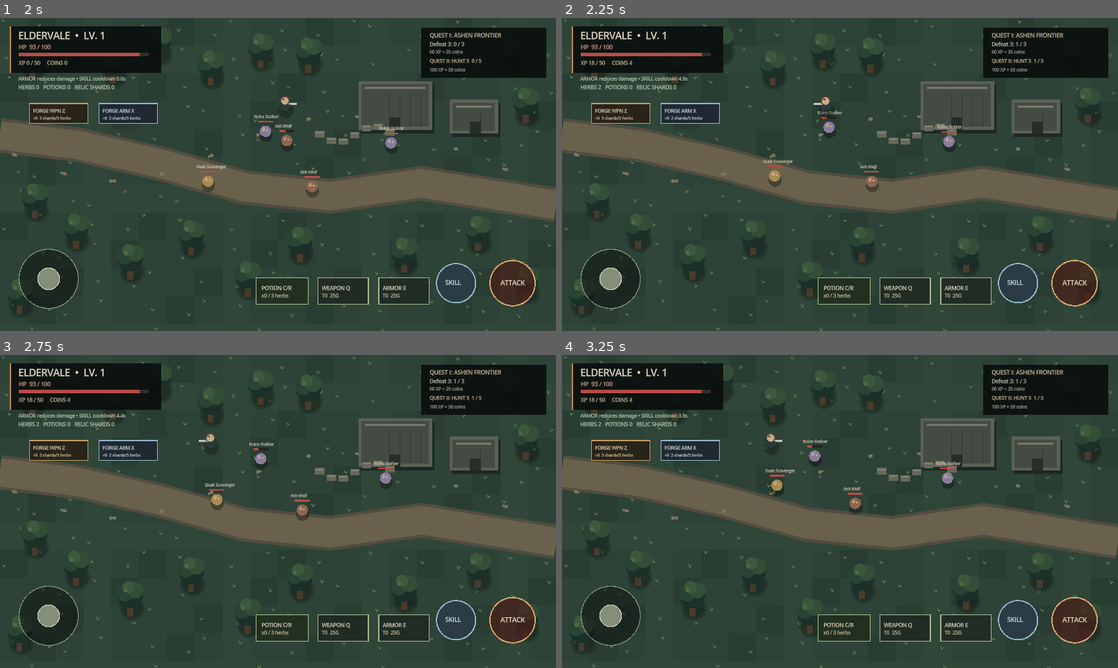
Above: before the commit, frames 1-4 (two rows, left to right).
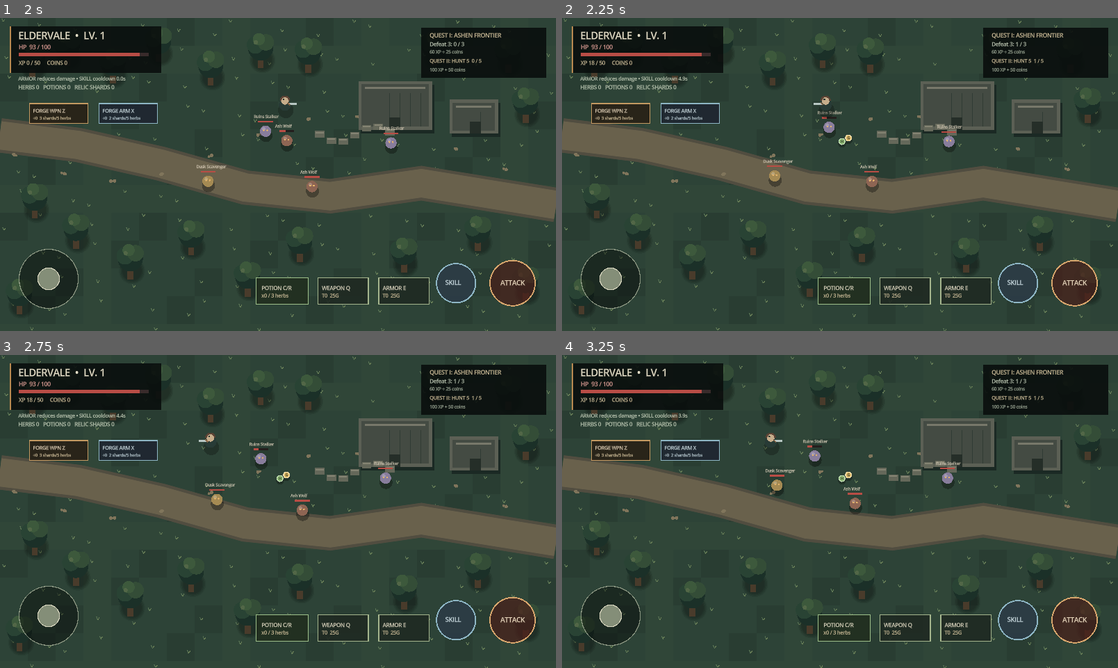
Above: after the commit, the same moments.

Repository: filesgloom-png/ELDERVALE
Game: Godot game, scene res://scenes/main.tscn
Two runs of this game, one before a commit and one after it. Both use one fixed random seed, a clock stepped at 60 frames per second and the inputs below.
Inputs (mouse positions are in pixels of both pictures, inside the frame that each line leads up to):
- Up to frame 1 (2 s): tap Enter (ui_accept) at 0.5, 0.77 s; move the mouse to (250, 237) at 0.52 s; hold Up (ui_up) 0.53-1.25 s; tap Q at 0.6 s; click (250, 237) at 0.67 s; drag from (444, 221) to (250, 237) at 1.27 s
- Up to frame 2 (2.25 s): move the mouse to (673, 127) at 2.02 s; hold Left (ui_left) from 2.03 s (still down); tap F at 2.1 s
- Up to frame 3 (2.75 s): keep holding Left (ui_left)
- Up to frame 4 (3.25 s): release Left (ui_left) at 2.75 s; drag from (867, 511) to (673, 464) at 2.77 s

Frame 1 is identical in both runs. In frame 2, less than 0.1% of the frame differs, in the area x 6-53%, y 13-41%; in frame 3, less than 0.1%; in frame 4, less than 0.1%.

Commit message:
feat: add visible world loot pickups

Diff:
--- a/scripts/main.gd
+++ b/scripts/main.gd
@@ -30,6 +30,7 @@
 var quest_reward_claimed := false
 var second_quest_reward_claimed := false
 var mobs: Array[Dictionary] = []
+var loot_drops: Array[Dictionary] = []
 var save_path := "user://eldervale_save.json"
 
 func _ready() -> void:
@@ -45,6 +46,7 @@
 	if Input.is_action_just_pressed("ui_accept"):
 		_try_attack()
 	_update_mobs(delta)
+	_update_loot_drops(delta)
 	var keyboard_vector := Input.get_vector("ui_left", "ui_right", "ui_up", "ui_down")
 	var direction := joystick_vector if joystick_vector.length_squared() > 0.001 else keyboard_vector
 	move_vector = direction.limit_length(1.0)
@@ -204,9 +206,10 @@
 	mob["alive"] = false
 	mob["respawn_timer"] = 8.0
 	kills += 1
-	player_coins += 3 + player_level
-	herbs += 1 + int(kills % 2)
-	relic_shards += 1 if int(mob["xp"]) >= 28 else 0
+	_spawn_loot_drop(mob["pos"], "coins", 3 + player_level)
+	_spawn_loot_drop(mob["pos"] + Vector2(-15, 8), "herbs", 1 + int(kills % 2))
+	if int(mob["xp"]) >= 28:
+		_spawn_loot_drop(mob["pos"] + Vector2(15, -8), "relic", 1)
 	_gain_xp(int(mob["xp"]))
 	if kills >= 3 and not quest_reward_claimed:
 		quest_reward_claimed = true
@@ -244,6 +247,34 @@
 		Vector2(950, 300), Vector2(370, 445)
 	]
 	return spawn_positions[index % spawn_positions.size()]
+
+func _spawn_loot_drop(drop_position: Vector2, drop_type: String, amount: int) -> void:
+	loot_drops.append({
+		"type": drop_type,
+		"amount": amount,
+		"pos": drop_position,
+		"life": 22.0
+	})
+
+func _update_loot_drops(delta: float) -> void:
+	for i in range(loot_drops.size() - 1, -1, -1):
+		var drop: Dictionary = loot_drops[i]
+		drop["life"] = float(drop["life"]) - delta
+		if player_position.distance_to(drop["pos"]) <= 42.0:
+			var amount := int(drop["amount"])
+			match String(drop["type"]):
+				"coins":
+					player_coins += amount
+				"herbs":
+					herbs += amount
+				"relic":
+					relic_shards += amount
+			loot_drops.remove_at(i)
+			_save_progress()
+		elif float(drop["life"]) <= 0.0:
+			loot_drops.remove_at(i)
+		else:
+			loot_drops[i] = drop
 
 func _craft_weapon_enchant() -> void:
 	if weapon_enchant >= 3 or relic_shards < 3 or herbs < 5:
@@ -349,6 +380,7 @@
 	_draw_ruins()
 	_draw_trees()
 	_draw_mobs()
+	_draw_loot_drops()
 	_draw_player()
 	_draw_hud()
 
@@ -444,6 +476,17 @@
 		draw_rect(Rect2(mob_pos + Vector2(-bar_width / 2.0, -24), Vector2(bar_width, 4)), Color("#241e1d"))
 		draw_rect(Rect2(mob_pos + Vector2(-bar_width / 2.0, -24), Vector2(bar_width * clampf(float(mob["hp"]) / float(mob["max_hp"]), 0.0, 1.0), 4)), Color("#b94d45"))
 		draw_string(ThemeDB.fallback_font, mob_pos + Vector2(-27, -30), String(mob["name"]), HORIZONTAL_ALIGNMENT_LEFT, 70, 9, Color("#ded2bd"))
+
+func _draw_loot_drops() -> void:
+	for drop in loot_drops:
+		var p: Vector2 = drop["pos"]
+		var drop_type := String(drop["type"])
+		var color := Color("#e0bd68") if drop_type == "coins" else (Color("#8fbd75") if drop_type == "herbs" else Color("#b58be0"))
+		draw_circle(p + Vector2(0, 5), 9.0, Color(0.02, 0.025, 0.02, 0.32))
+		draw_circle(p, 7.0, color)
+		draw_arc(p, 7.0, 0.0, TAU, 20, color.lightened(0.45), 2.0)
+		var glyph := "G" if drop_type == "coins" else ("H" if drop_type == "herbs" else "R")
+		draw_string(ThemeDB.fallback_font, p + Vector2(-3, 3), glyph, HORIZONTAL_ALIGNMENT_LEFT, 8, 8, Color("#22231d"))
 
 func _draw_player() -> void:
 	draw_circle(player_position + Vector2(2, 15), 18.0, Color(0.02, 0.03, 0.025, 0.28))
